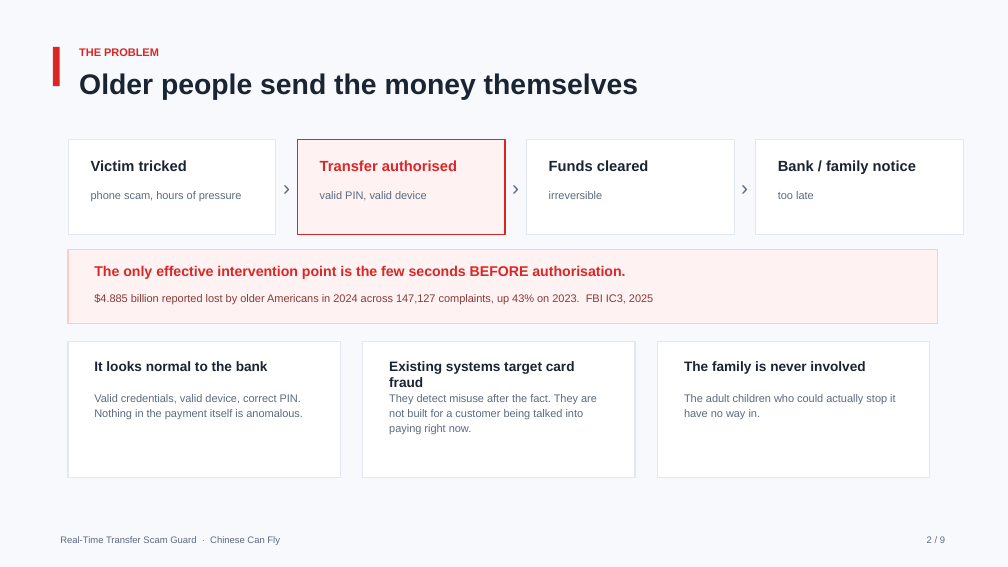
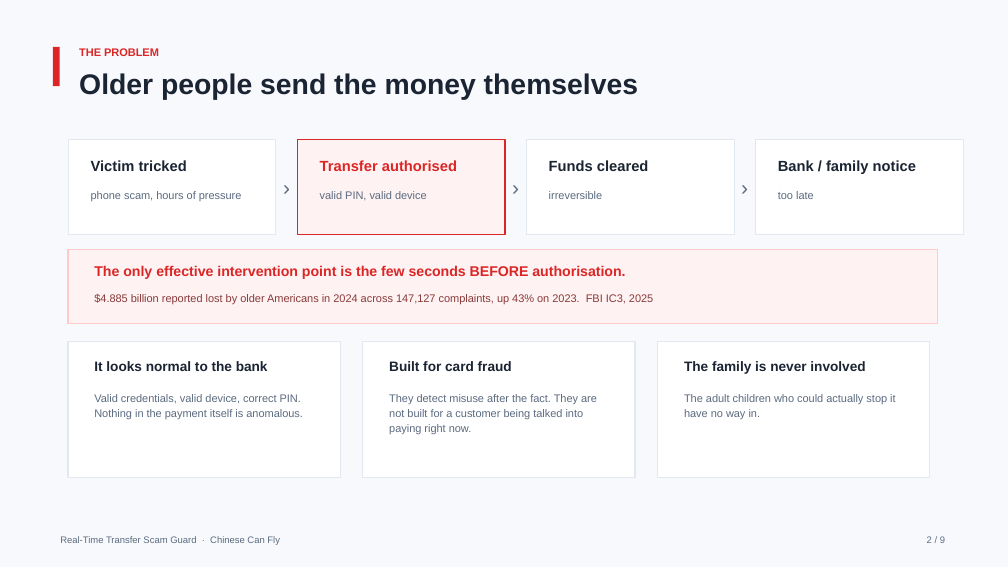
Before and after one commit to anvictor042-cyber/real-time-transfer-scam-guard, a slide deck: slide 2 of submission/pitch-deck.pptx. Drawn at 1008x567 pixels with LibreOffice and Linux fonts; fonts in the diff are those of the drawing. Boxes give left, top, right and bottom in pixels: in the first picture for what was removed or moved away, otherwise in the second. Text is boxed around its words. In the diff, an @@ line names an element or a change of style, - is before the commit and + after.

```diff
--- a/submission/pitch-deck.pptx
+++ b/submission/pitch-deck.pptx
@@ text at [389,361,512,371]: text changed @@
-Existing systems target card fraud
+Built for card fraud
```
Also in this commit, not shown: 2 other slides changed, 4 other files.
